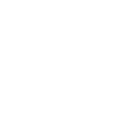
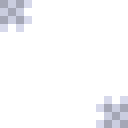
Layered file, before and after one edit (128×128). Changes by layer:
showed group "brcorner" (1 layers) over [96, 96, 128, 128]
showed group "tlcorner" (1 layers) over [0, 0, 32, 32]
